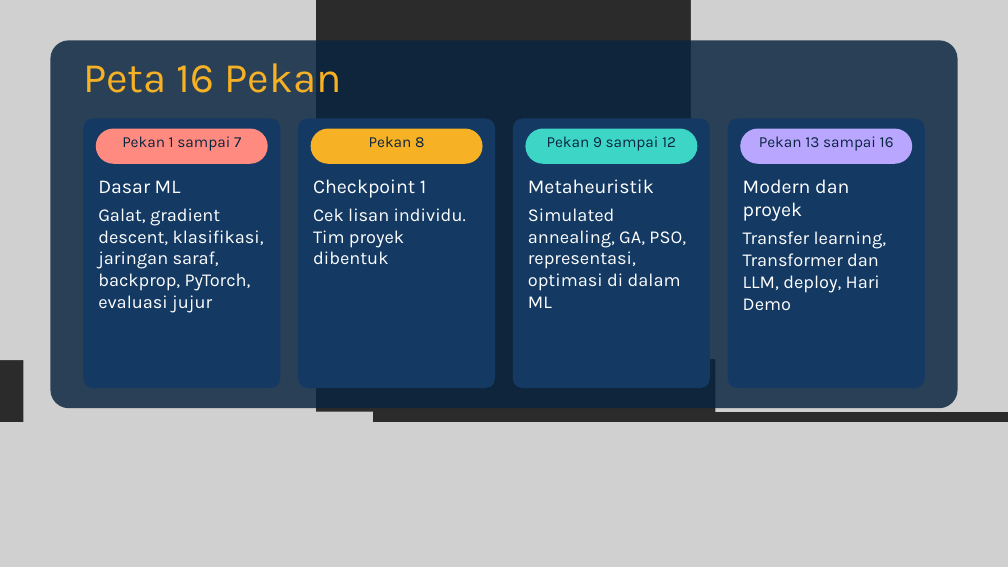
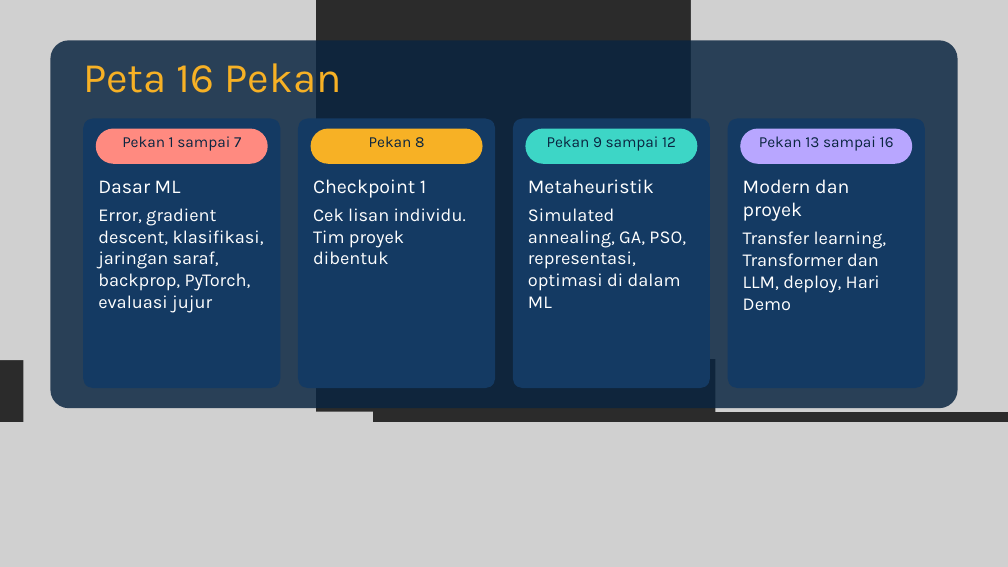
Before and after one commit to dafx7/COMPUTING-AI-ML-OPTIMIZATION, a slide deck: slide 13 of week0/slides/Pertemuan-0-Kickoff.pptx. Drawn at 1008x567 pixels with LibreOffice and Linux fonts; fonts in the diff are those of the drawing; grey boxes stand for pictures; background and template pictures are left out; a plain dark background stands for a picture behind light text. Boxes give left, top, right and bottom in pixels: in the first picture for what was removed or moved away, otherwise in the second. Text is boxed around its words. In the diff, an @@ line names an element or a change of style, - is before the commit and + after.

```diff
--- a/week0/slides/Pertemuan-0-Kickoff.pptx
+++ b/week0/slides/Pertemuan-0-Kickoff.pptx
@@ text at bbox=[98, 208, 264, 313]: text changed @@
-Galat, gradient descent, klasifikasi, jaringan saraf, backprop, PyTorch, evaluasi jujur
+Error, gradient descent, klasifikasi, jaringan saraf, backprop, PyTorch, evaluasi jujur
```
Also in this commit, not shown: 7 other slides changed, 10 other files.
